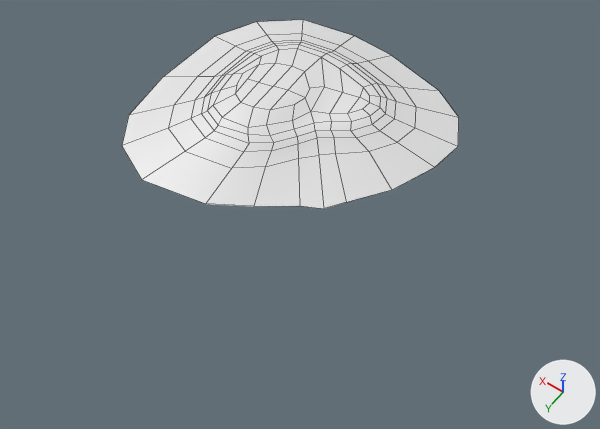
An edit to the FBX model Pirate Game Unity/Assets/StylizedCharacterPack/Models/Environment/GroundSmall.fbx, drawn before and after from the same camera.
Rendered twice from a camera (50 mm lens) standing at (-11.8, 16.9, 19.5) and looking at (-0.7, 1.2, -5.1). Lighting does not change. The marker at lower right points along +X, +Y and +Z. The older version comes first. Mesh edges are drawn as thin lines. Where no turn or scale is listed for an object, it has been applied to the vertices.

Before the edit, the objects in view are built like this:
```python
me_mesh = bpy.data.meshes.new('Mesh')
me_mesh.from_pydata(...)  # 134 vertices, 123 faces; spans x -5.18..5.03, y -4.18..5.68, z -0.88..0.41
ob_groundsmall = bpy.data.objects.new('GroundSmall', me_mesh)
ob_groundsmall.location = (0.0, 0.0, 0.0)
```
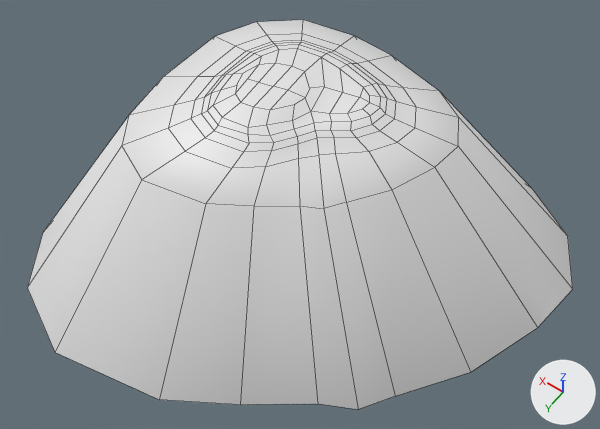
Where the change shows, as pixel boxes [x1, y1, x2, y2] in the pictures (600 x 429 px):
'GroundSmall', reshaped (62% wider, 105% taller): before [122, 20, 459, 209]; after [27, 20, 573, 409]
part 1 of me_mesh, added: after [27, 92, 573, 409]

The change, as a diff of the scene's bpy script:
```diff
--- a/Pirate Game Unity/Assets/StylizedCharacterPack/Models/Environment/GroundSmall.fbx.py
+++ b/Pirate Game Unity/Assets/StylizedCharacterPack/Models/Environment/GroundSmall.fbx.py
@@ me_mesh @@
 # used by ob_groundsmall; location = (0.0, 0.0, 0.0)
-me_mesh.from_pydata(...)  # 134 vertices, 123 faces; spans x -5.18..5.03, y -4.18..5.68, z -0.88..0.41
+me_mesh.from_pydata(...)  # 153 vertices, 142 faces; spans x -10.14..9.89, y -9.61..9.74, z -8.68..0.41
+# me_mesh part 1
+# 19 vertices are added at x -10.14..9.89, y -9.61..9.74, z -8.68
+# 19 new faces join them
```
